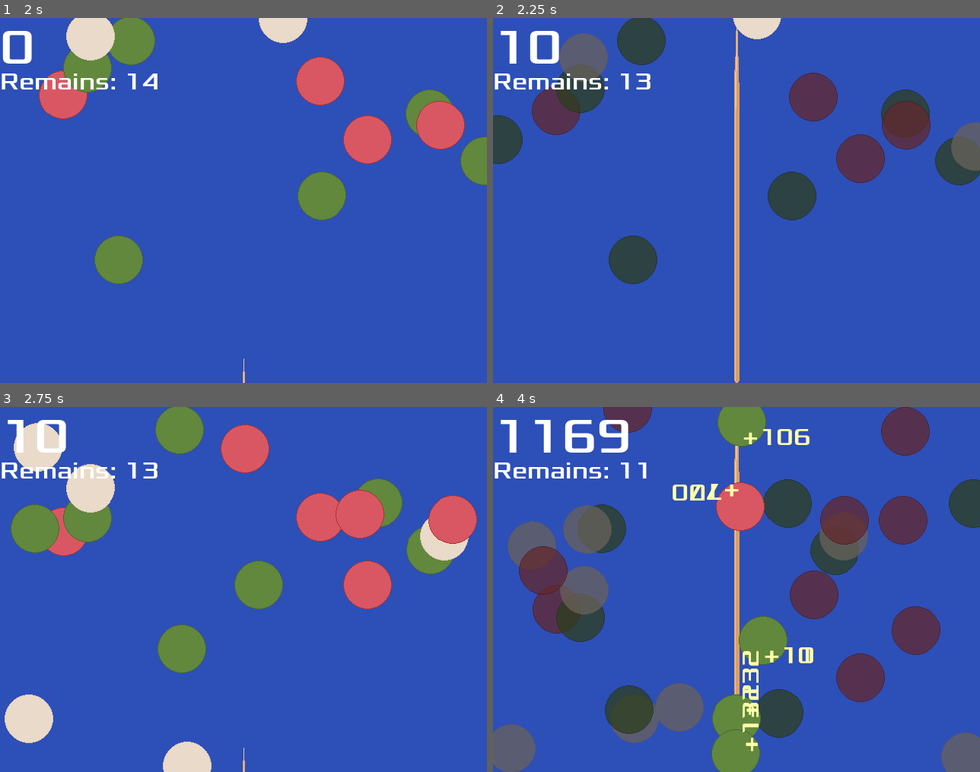
Above: before the commit, frames 1-4 (two rows, left to right).
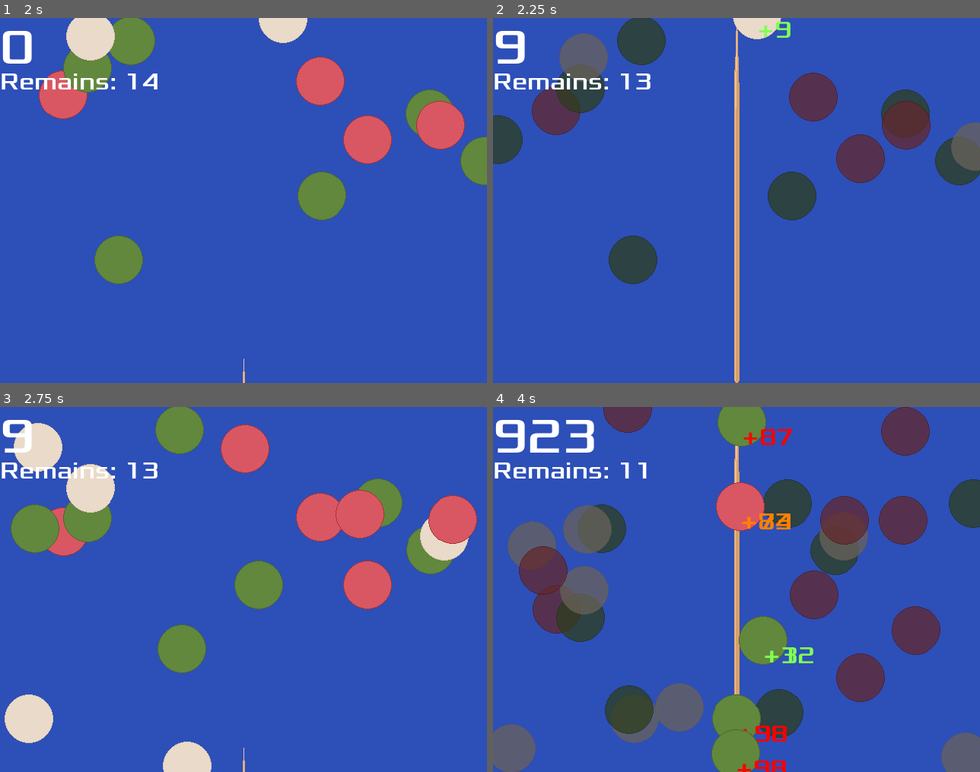
Above: after the commit, the same moments.

Repository: zundouz/ldjam54_odango
Game: Godot game, scene res://main.tscn
Same seed, same stepped clock (60 frames per second), same inputs: the game is played once before the commit and once after it.
Inputs (mouse positions are in pixels of both pictures, inside the frame that each line leads up to):
- Up to frame 1 (2 s): tap Space (space) at 0.5 s; move the mouse to (350, 182) at 0.52 s; hold Up (move_up) 0.53-1.28 s; tap Enter (enter) at 0.6, 1.35 s; move the mouse to (146, 218) at 1.27 s
- Up to frame 2 (2.25 s): move the mouse to (785, 120) at 2.02 s; hold Up (move_up) from 2.03 s (still down); click (785, 120) at 2.1 s
- Up to frame 3 (2.75 s): keep holding Up (move_up); tap Enter (enter) at 2.3 s
- Up to frame 4 (4 s): move the mouse to (712, 662) at 2.77 s; tap Space (space) at 2.85 s; tap Enter (enter) at 3.05, 3.8 s; move the mouse to (882, 644) at 3.52 s; release Up (move_up) at 3.53 s; tap W (w_key) at 3.6 s

Frame 1 is identical in both runs. In frame 2, 0.8% of the frame differs, in the area x 0-62%, y 1-13%; in frame 3, 0.6%; in frame 4, 3.0%, in the area x 0-66%, y 3-100%.

Commit message:
feat: ラベルの色分けと点数付け

Diff:
--- a/odango.gd
+++ b/odango.gd
@@ -43,6 +43,7 @@
 			and global_position.x > Center_X_Pos - shot_hit_judge_val
 			and $SeSwing.playing != true):
 			var center_bonus : int = shot_hit_judge_val - abs(global_position.x - Center_X_Pos)
+			print(center_bonus)
 			print("score: " + str(center_bonus))
 			# シングルトンのような運用で、複数の団子がヒットしてしまっても効果音は1回しかならないようにする
 			if MyGlobal.is_swing_se_playing_on_odango == false:
@@ -56,14 +57,12 @@
 #			position.y = position.y - 20.0
 #			# TODO: いい感じの方法探す、transformだとむずい
 			is_integrate_force = true
-			var added_score : int = (center_bonus * center_bonus) / 10.0 + 10
+			var added_score : int = center_bonus * 2.78 + 1 # 慈悲の1点
 			if MyGlobal.remained_skewer != MyGlobal.remained_skewer_init_val - 1:
 				# スコア加算
-				MyGlobal.score += added_score
-			# ボーナスUIの表示
-				var center_bonus_label_instance = center_bonus_label.instantiate()
-				center_bonus_label_instance.text = "+" + str(added_score)
-				add_child(center_bonus_label_instance)
+				MyGlobal.score += added_score # 慈悲の1点
+				# ボーナスUIの表示
+				show_bonus_ui(added_score, center_bonus)
 
 	if is_shot:
 		death_hide_counter += 1
@@ -82,6 +81,27 @@
 ## 画面外に言ったらfreeして消えてもらう
 #func _on_visible_on_screen_notifier_2d_screen_exited():
 #	queue_free()
+
+func show_bonus_ui(added_score, center_bonus):
+	var center_bonus_label_instance = center_bonus_label.instantiate()
+	# 色変化。center_bonus は団子を真ん中に仕留めて36。最低値は0
+	if center_bonus <= 0:
+		center_bonus_label_instance.modulate = Color(0.1, 0.6, 1.0, 1.0)
+	elif center_bonus > 0 and center_bonus <= 10:
+		center_bonus_label_instance.modulate = Color(0.5, 1.0, 0.5, 1.0)
+	elif center_bonus > 10 and center_bonus <= 20:
+		center_bonus_label_instance.modulate = Color(1.0, 1.0, 0.0, 1.0)
+	elif center_bonus > 20 and center_bonus <= 30:
+		center_bonus_label_instance.modulate = Color(1.0, 0.5, 0.0, 1.0)
+	elif center_bonus > 30:
+		center_bonus_label_instance.modulate = Color(1.0, 0.0, 0.0, 1.0)
+
+	if rotation >= 0:
+		center_bonus_label_instance.set_rotation(rotation * -1.0) # 団子の回転情報をもとにUIを補正
+	else:
+		center_bonus_label_instance.set_rotation(rotation * -1.0)
+	center_bonus_label_instance.text = "+" + str(added_score)
+	add_child(center_bonus_label_instance)
 
 func _on_visible_on_screen_enabler_2d_screen_exited():
 	queue_free()
